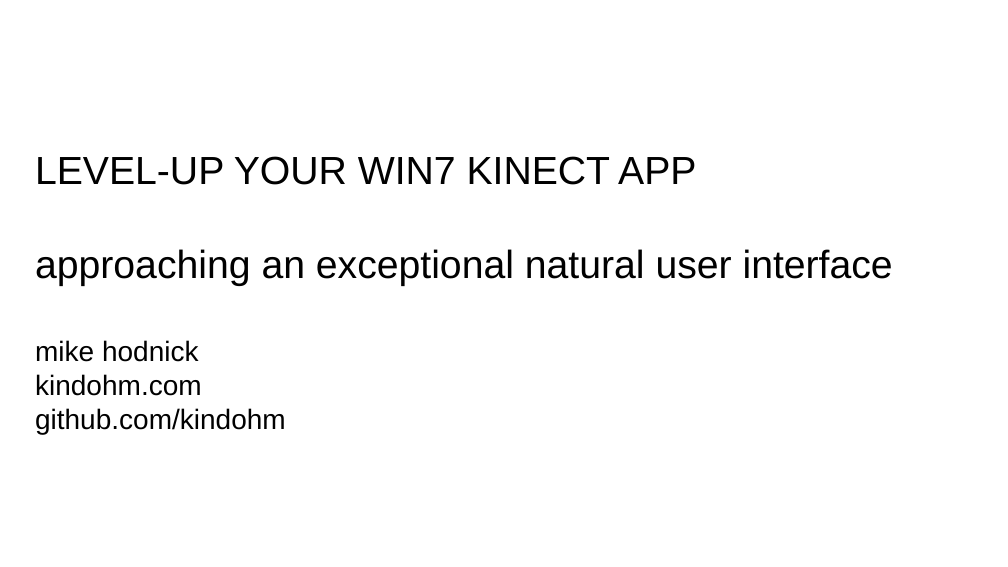
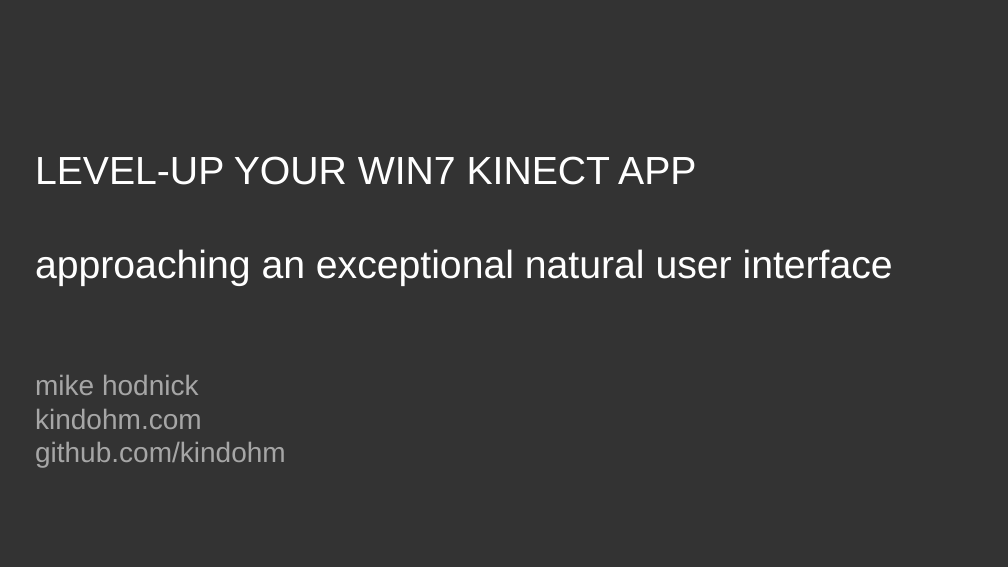
Before and after one commit to kindohm/kinect-level-up, a slide deck: slide 1 of presentation/LevelUpKinect.pptx. Drawn at 1008x567 pixels with LibreOffice and Linux fonts; fonts in the diff are those of the drawing. Boxes give left, top, right and bottom in pixels: in the first picture for what was removed or moved away, otherwise in the second. Text is boxed around its words. In the diff, an @@ line names an element or a change of style, - is before the commit and + after.

Commit message:
updated pptx

```diff
--- a/presentation/LevelUpKinect.pptx
+++ b/presentation/LevelUpKinect.pptx
@@ background #FFFFFF to #333333 @@
@@ text "LEVEL-UP YOUR WIN7 KINECT APP" at (x1=35, y1=156, x2=893, y2=467): text colour #000000 to #FFFFFF in "LEVEL-UP YOUR WIN7 KINECT APP", "approaching an exceptional natural user interface"; text colour #000000 to #A6A6A6 in "mike hodnick", "kindohm.com", "github.com/kindohm" @@
```
Also in this commit, not shown: 22 other slides changed, 1 slide added, 1 other file.
